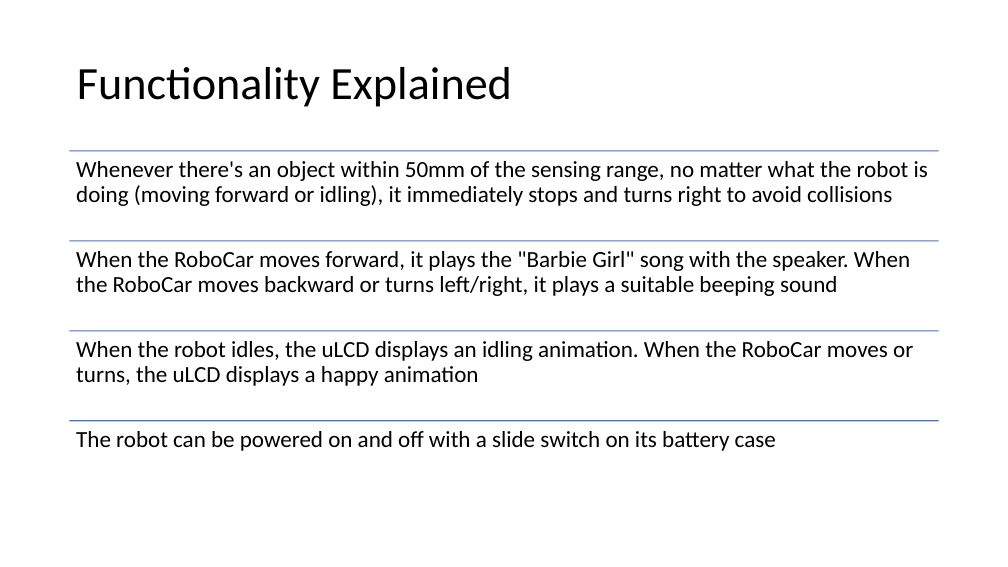
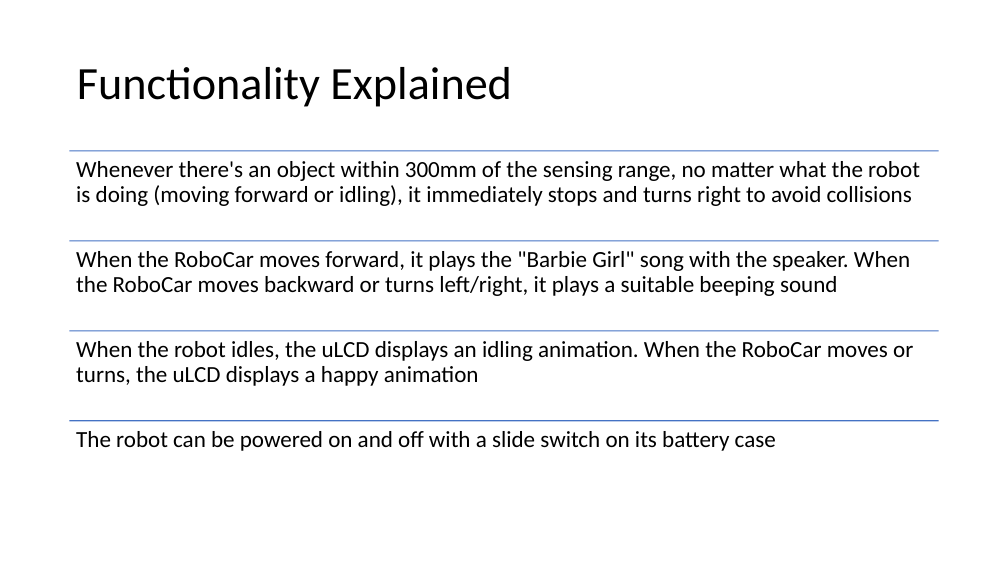
Before and after one commit to PatrickDuong3001/Voice-Controlled_RoboCar, a slide deck: slide 7 of ECE4180RobotSildes.pptx. Drawn at 1008x567 pixels with LibreOffice and Linux fonts; fonts in the diff are those of the drawing. Boxes give left, top, right and bottom in pixels: in the first picture for what was removed or moved away, otherwise in the second. Text is boxed around its words. In the diff, an @@ line names an element or a change of style, - is before the commit and + after.

Commit message:
small update on the slide deck

```diff
--- a/ECE4180RobotSildes.pptx
+++ b/ECE4180RobotSildes.pptx
@@ text at box(76, 161, 920, 206): text changed @@
-Whenever there's an object within 50mm of the sensing range, no matter what the robot is doing (moving forward or idling), it immediately stops and turns right to avoid collisions
+Whenever there's an object within 300mm of the sensing range, no matter what the robot is doing (moving forward or idling), it immediately stops and turns right to avoid collisions
```
